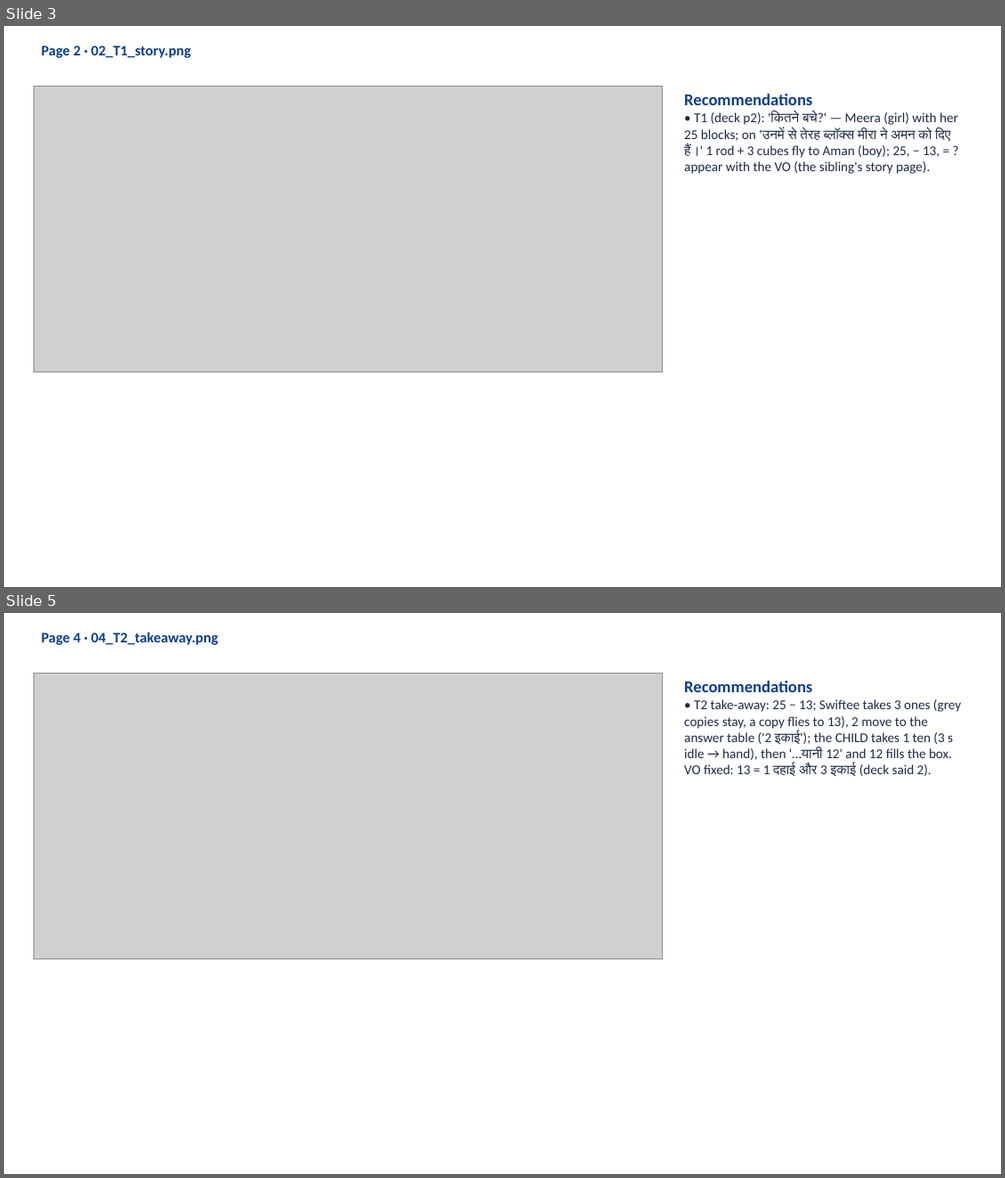
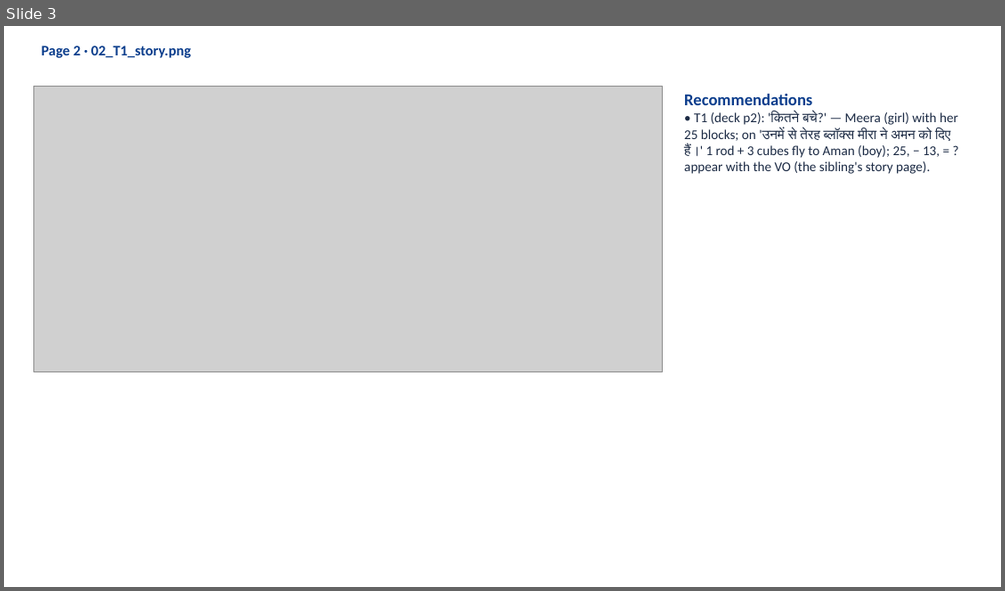
Before and after one commit to CodeWithPiyush0/MTG2A01_L04_S01-File6-, a slide deck: MTG2A01_L04_S01_build_v2_review.pptx. Shown one above the other, each under a label of ours: slides 3 and 5 before the commit, slide 3 after it; the slides between them are not shown. The pictures are 1005x1178 and 1005x591 pixels, drawn with LibreOffice and Linux fonts; fonts in the diff are those of the drawing; grey boxes stand for pictures. Boxes give left, top, right and bottom in pixels: in the first picture for what was removed or moved away, otherwise in the second. Text is boxed around its words. In the diff, an @@ line names an element or a change of style, - is before the commit and + after.

```diff
--- a/MTG2A01_L04_S01_build_v2_review.pptx
+++ b/MTG2A01_L04_S01_build_v2_review.pptx
@@ slide 5 removed at bbox=[4, 613, 1001, 1174], background #FFFFFF @@
@@ text removed at bbox=[41, 632, 218, 645] @@
-Page 4 · 04_T2_takeaway.png
@@ picture removed at bbox=[34, 673, 662, 958] @@
@@ text removed at bbox=[684, 681, 961, 776] @@
-Recommendations
-• T2 take-away: 25 − 13; Swiftee takes 3 ones (grey copies stay, a copy flies to 13), 2 move to the answer table ('2 इकाई'); the CHILD takes 1 ten (3 s idle → hand), then '…यानी 12' and 12 fills the box. VO fixed: 13 = 1 दहाई और 3 इकाई (deck said 2).
```
Also in this commit, not shown: 9 slides changed, 1 slide added, 1 other slide removed, 21 other files.
